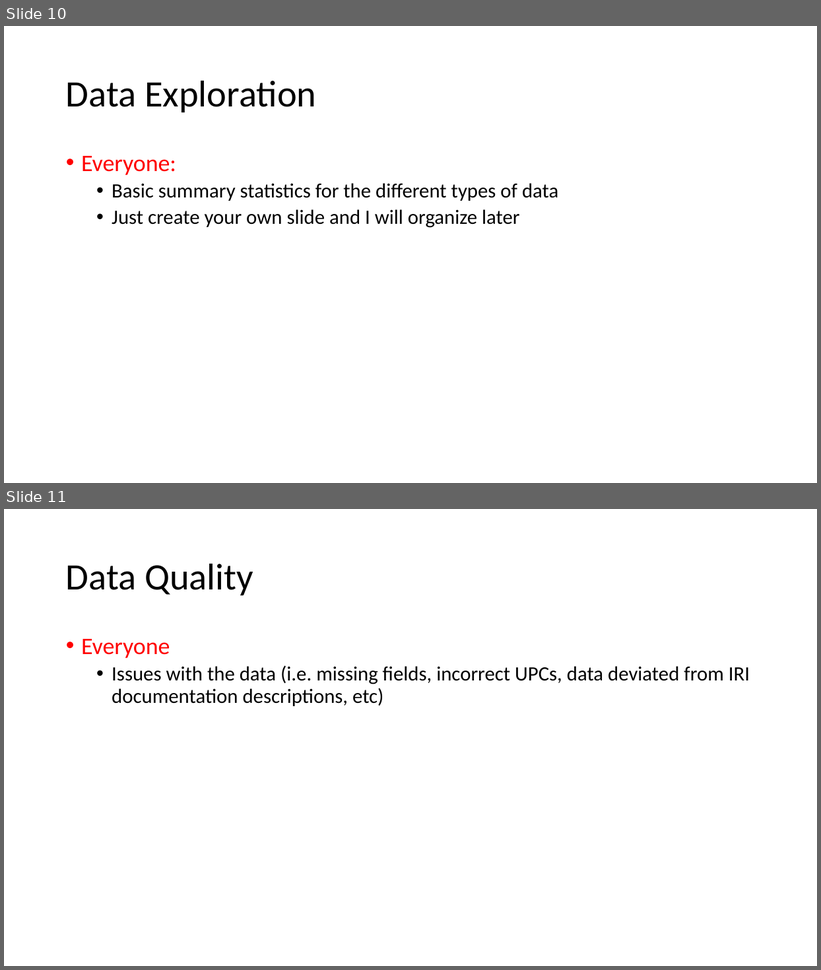
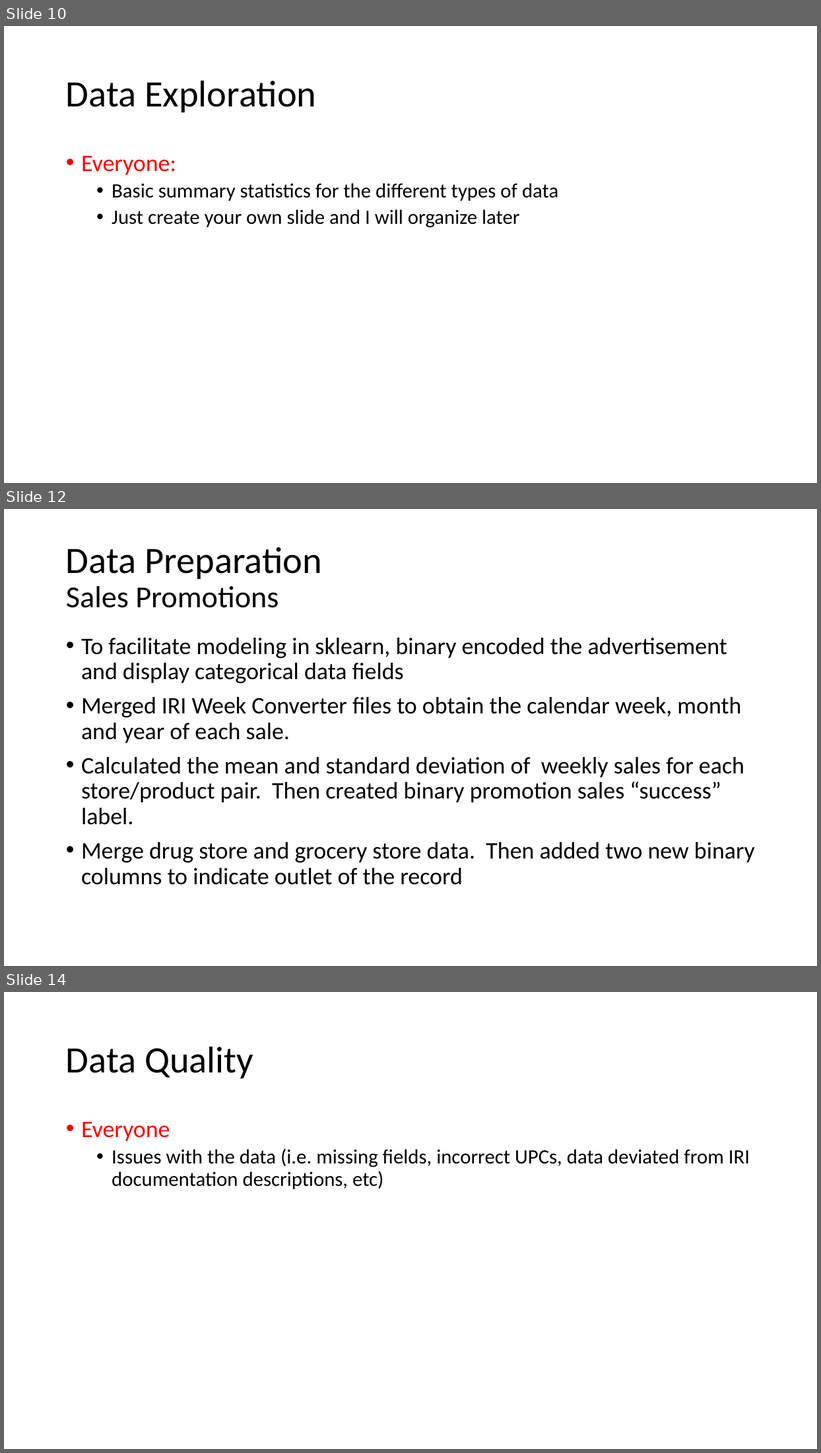
Before and after one commit to mGalarnyk/Machine_Learning_Froyo, a slide deck: Current_Powerpoint/Froyo_v2.pptx. Shown one above the other, each under a label of ours: slides 10 and 11 before the commit, slides 10, 12 and 14 after it; the slides between them are not shown. The pictures are 821x970 and 821x1453 pixels, drawn with LibreOffice and Linux fonts; fonts in the diff are those of the drawing. Boxes give left, top, right and bottom in pixels: in the first picture for what was removed or moved away, otherwise in the second. Text is boxed around its words. In the diff, an @@ line names an element or a change of style, - is before the commit and + after.

```diff
--- a/Current_Powerpoint/Froyo_v2.pptx
+++ b/Current_Powerpoint/Froyo_v2.pptx
@@ slide 12 added at bbox=[4, 509, 817, 966], background #FFFFFF @@
@@ title added at bbox=[66, 547, 322, 608], 44 pt, text #000000 @@
+Data Preparation
+Sales Promotions
@@ text added at bbox=[81, 638, 755, 885], 28 pt, text #000000 @@
+• To facilitate modeling in sklearn, binary encoded the advertisement and display categorical data fields
+• Merged IRI Week Converter files to obtain the calendar week, month and year of each sale.
+• Calculated the mean and standard deviation of weekly sales for each store/product pair. Then created binary promotion sales “success” label.
+• Merge drug store and grocery store data. Then added two new binary columns to indicate outlet of the record
@@ what was slide 11 is now slide 14 @@
```
Also in this commit, not shown: 1 slide changed, 2 other slides added, 2 other files.
